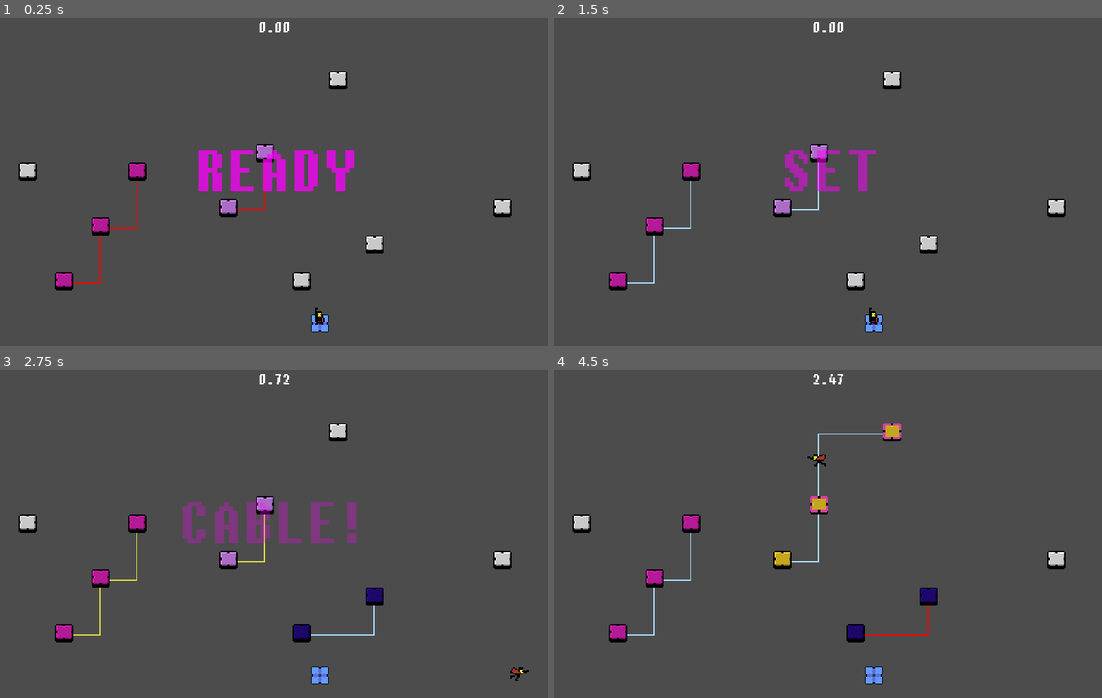
Above: before the commit, frames 1-4 (two rows, left to right).
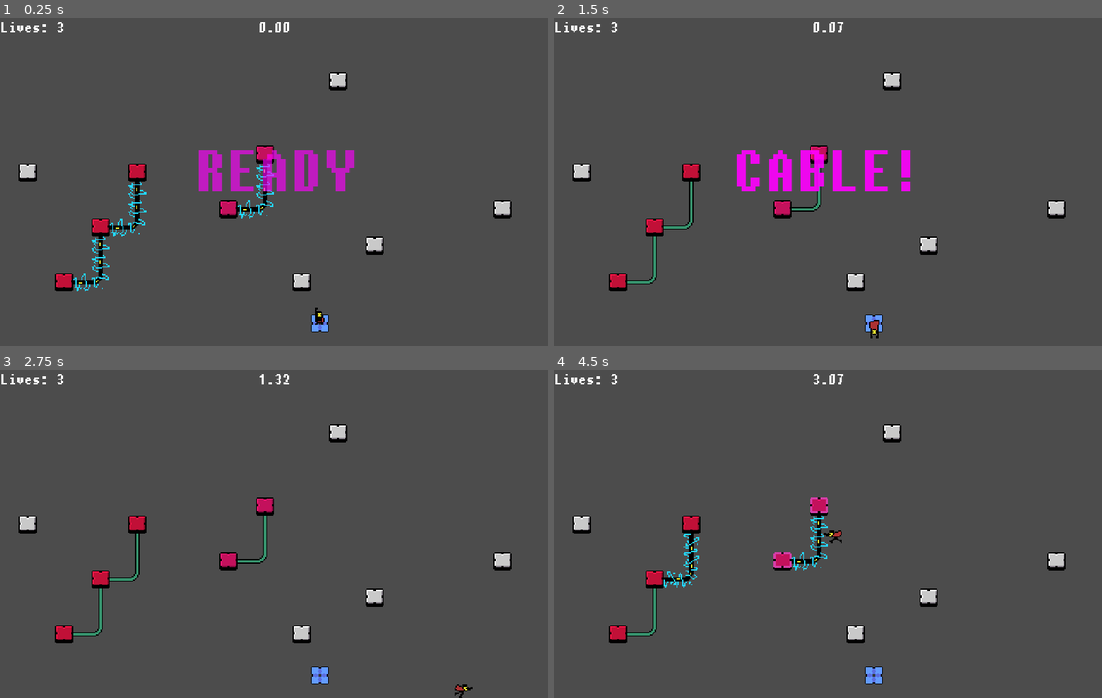
Above: after the commit, the same moments.

Repository: jcnauta/cable-repair-man
Game: Godot game, scene res://Game.tscn
Same seed, same stepped clock (60 frames per second), same inputs: the game is played once before the commit and once after it.
Inputs:
- Up to frame 1 (0.25 s): no input
- Up to frame 2 (1.5 s): hold Right (ui_right) 0.53-1.28 s; tap A (action_0) at 0.6, 1.35 s; hold Down (ui_down) from 1.28 s (still down)
- Up to frame 3 (2.75 s): release Down (ui_down) at 2.03 s; hold Right (ui_right) from 2.03 s (still down); tap A (action_0) at 2.1 s
- Up to frame 4 (4.5 s): release Right (ui_right) at 2.78 s; hold Up (ui_up) 2.78-3.53 s; tap A (action_0) at 2.85, 3.6, 4.35 s; hold Left (ui_left) from 3.53 s (still down)

The runs differ from the first frame. In frame 1, 2.0% of the frame differs, in the area x 0-94%, y 1-84%; in frame 2, 4.0%, in the area x 0-94%, y 1-98%; in frame 3, 3.8%; in frame 4, 2.5%.

Commit message:
one hour left!

Diff:
--- a/CNode.tscn
+++ b/CNode.tscn
@@ -28,18 +28,16 @@
 } ]
 
 [sub_resource type="RectangleShape2D" id=2]
-extents = Vector2( 8, 7.5 )
+extents = Vector2( 8, 8 )
 
 [node name="CNode" type="StaticBody2D"]
 script = ExtResource( 2 )
 
 [node name="AnimatedSprite" type="AnimatedSprite" parent="."]
 frames = SubResource( 1 )
-offset = Vector2( 0, -0.5 )
 
 [node name="Highlight" type="AnimatedSprite" parent="."]
 frames = SubResource( 3 )
-offset = Vector2( 0, -0.5 )
 
 [node name="CollisionShape2D" type="CollisionShape2D" parent="."]
 shape = SubResource( 2 )
--- a/CRM.tscn
+++ b/CRM.tscn
@@ -113,7 +113,7 @@
 "frames": [ SubResource( 7 ), SubResource( 8 ), SubResource( 9 ) ],
 "loop": true,
 "name": "idle",
-"speed": 5.0
+"speed": 18.0
 }, {
 "frames": [ SubResource( 22 ), SubResource( 23 ), SubResource( 24 ) ],
 "loop": true,
@@ -123,17 +123,17 @@
 "frames": [ SubResource( 10 ), SubResource( 11 ), SubResource( 12 ) ],
 "loop": true,
 "name": "run_s",
-"speed": 24.0
+"speed": 18.0
 }, {
 "frames": [ SubResource( 13 ), SubResource( 14 ), SubResource( 15 ) ],
 "loop": true,
 "name": "run_nw",
-"speed": 5.0
+"speed": 18.0
 }, {
 "frames": [ SubResource( 25 ), SubResource( 26 ), SubResource( 27 ), SubResource( 26 ), SubResource( 28 ), SubResource( 29 ), SubResource( 30 ) ],
 "loop": true,
 "name": "die",
-"speed": 12.0
+"speed": 18.0
 }, {
 "frames": [ SubResource( 16 ), SubResource( 17 ), SubResource( 18 ) ],
 "loop": true,
@@ -143,7 +143,7 @@
 "frames": [ SubResource( 19 ), SubResource( 20 ), SubResource( 21 ) ],
 "loop": true,
 "name": "run_n",
-"speed": 5.0
+"speed": 18.0
 } ]
 
 [sub_resource type="CircleShape2D" id=2]
@@ -162,6 +162,7 @@
 
 [node name="Footsteps" type="AudioStreamPlayer" parent="."]
 stream = ExtResource( 9 )
+volume_db = 5.0
 
 [node name="Die" type="AudioStreamPlayer" parent="."]
 stream = ExtResource( 10 )
--- a/Countdown.gd
+++ b/Countdown.gd
@@ -1,11 +1,14 @@
 extends RichTextLabel
 
 signal countdown_finished
+
+onready var countdown_sound= $AudioStreamPlayer
 
 var text_idx = 0
 var texts = ["READY", "SET", "CABLE!"]
 var tween_alphas = [1.0, 0.0]
 var tween
+var word_time = 0.7
 
 onready var level_timer = $"../LevelTimer"
 
@@ -17,12 +20,13 @@
 func start_countdown():
     level_timer.reset_time()
     text_idx = 0
+    countdown_sound.play()
     _do_countdown()
 
 func _do_countdown():
     bbcode_text = "[center]%s[/center]" % texts[text_idx]
     tween.interpolate_property(self, "modulate", \
-        Color(1.0, 0.0, 1.0, tween_alphas[0]), Color(1.0, 0.0, 1.0, tween_alphas[1]), 1.0, Tween.EASE_IN)
+        Color(1.0, 0.0, 1.0, tween_alphas[0]), Color(1.0, 0.0, 1.0, tween_alphas[1]), word_time, Tween.EASE_IN)
     tween.start()
 
 func _on_tween_completed(object, key):
--- a/Edge.tscn
+++ b/Edge.tscn
@@ -24,3 +24,5 @@
 
 [node name="Warning2" type="AudioStreamPlayer" parent="."]
 stream = ExtResource( 3 )
+
+[node name="EdgeElements" type="Node2D" parent="."]
--- a/EdgeElement.tscn
+++ b/EdgeElement.tscn
@@ -57,9 +57,14 @@
 "name": "warning",
 "speed": 5.0
 }, {
-"frames": [ SubResource( 9 ), SubResource( 10 ), SubResource( 11 ), SubResource( 12 ), SubResource( 13 ), SubResource( 14 ) ],
+"frames": [ SubResource( 9 ), SubResource( 10 ), SubResource( 11 ) ],
 "loop": true,
-"name": "danger",
+"name": "danger_lr",
+"speed": 5.0
+}, {
+"frames": [ SubResource( 12 ), SubResource( 13 ), SubResource( 14 ) ],
+"loop": true,
+"name": "danger_ru",
 "speed": 5.0
 }, {
 "frames": [ SubResource( 1 ), SubResource( 2 ) ],
@@ -68,6 +73,78 @@
 "speed": 5.0
 } ]
 
+[sub_resource type="GDScript" id=15]
+script/source = "extends AnimatedSprite
+
+var current_state
+var orientation
+var harmless_frame
+var warning_frame
+var orient_rotations = {
+    \"lu\": -0.5 * PI,
+    \"lr\": 0,
+    \"ld\": PI,
+    \"ru\": 0,
+    \"rd\": 0.5 * PI,
+    \"ud\": 0.5 * PI
+}
+
+var state # \"harmless\", \"warning\", \"danger\"
+
+func same_vectors(v12, v34):
+    if (v12[0] == v34[0] and v12[1] == v34[1]) or \\
+       (v12[0] == v34[1] and v12[1] == v34[0]):
+        return true
+    return false
+
+func fix_animation():
+    match current_state:
+        \"harmless\":
+            set_animation(\"harmless\")
+            stop()
+            set_frame(harmless_frame)
+        \"warning\":
+            set_animation(\"warning\")
+            stop()
+            set_frame(warning_frame)
+        \"danger\":
+            if orientation == \"lr\" or orientation == \"ud\":
+                play(\"danger_lr\")
+            else:
+                play(\"danger_ru\")
+
+func set_orientation(back, forw):
+    var left = Vector2(-1, 0)
+    var right = Vector2(1, 0)
+    var up = Vector2(0, -1)
+    var down = Vector2(0, 1)
+    var pair_to_orientation = { \\
+        [left, up]: \"lu\", \\
+        [left, right]: \"lr\", \\
+        [left, down]: \"ld\", \\
+        [right, up]: \"ru\", \\
+        [right, down]: \"rd\", \\
+        [up, down]: \"ud\" \\
+    }
+    for pair in pair_to_orientation.keys():
+        if same_vectors(pair, [back, forw]):
+            orientation = pair_to_orientation[pair]
+            rotation = orient_rotations[orientation]
+            if orientation == \"lr\" or orientation == \"ud\":
+                harmless_frame = 0
+                warning_frame = 0
+            else:
+                harmless_frame = 1
+                warning_frame = 1
+            return
+    print(\"error setting orientation, no matching pair.\")
+
+func set_state(new_state):
+    current_state = new_state
+    fix_animation()
+"
+
 [node name="EdgeElement" type="AnimatedSprite"]
 frames = SubResource( 4 )
-animation = "danger"
+animation = "danger_ru"
+script = SubResource( 15 )
--- a/Game.tscn
+++ b/Game.tscn
@@ -11,6 +11,11 @@
 [ext_resource path="res://Countdown.gd" type="Script" id=9]
 [ext_resource path="res://sounds/place_cable.ogg" type="AudioStream" id=10]
 [ext_resource path="res://images/spawn.png" type="Texture" id=11]
+[ext_resource path="res://sounds/ready.ogg" type="AudioStream" id=12]
+[ext_resource path="res://sounds/theme.ogg" type="AudioStream" id=13]
+[ext_resource path="res://sounds/game_complete.ogg" type="AudioStream" id=14]
+[ext_resource path="res://sounds/level_complete.ogg" type="AudioStream" id=15]
+[ext_resource path="res://sounds/game_over.ogg" type="AudioStream" id=16]
 
 [sub_resource type="SegmentShape2D" id=1]
 b = Vector2( 480, 0 )
@@ -37,25 +42,46 @@
 script/source = "extends Control
 
 signal next_level
-
+signal redo_level
+
+onready var title = $VBoxContainer/LevelComplete
 onready var score_label = $VBoxContainer/ScoreReport
 onready var next_text = $VBoxContainer/Control/NextLevel
 
 var timer
+var level_complete = false
 
 func _ready():
     set_process_input(false)
 
-func show_final_score():
+func show_final_score(lvl_score):
+    level_complete = true
+    $game_complete.play()
     visible = true
+    title.bbcode_text = \"[center]Game Complete[/center]\"
     score_label.bbcode_text = \"[center]Total time: \" + (\"%.2f\" % Global.total_score) + \"[/center]\"
     next_text.bbcode_text = \"[center]Press ENTER to set a higher score![/center]\"
     accept_next(1.0)
 
 func show_level_score(score):
+    level_complete = true
+    $level_complete.play()
     visible = true
+    title.bbcode_text = \"[center]Level Complete[/center]\"
     score_label.bbcode_text = \"[center]Time: \" + (\"%.2f\" % score) + \"[/center]\"
     next_text.bbcode_text = \"[center]Press ENTER for level \" + str(Global.lvl_idx + 2) + \"[/center]\"
+    accept_next()
+
+func show_game_over():
+    $game_over.play()
+    level_complete = false
+    visible = true
+    title.bbcode_text = \"[center]Game Over[/center]\"
+    if Global.crm.lives < 0:
+        score_label.bbcode_text = \"[center]No More Lives[/center]\"
+    else:
+        score_label.bbcode_text = \"[center]Cannot connect All[/center]\"
+    next_text.bbcode_text = \"[center]Press ENTER to restart[/center]\"
     accept_next()
 
 func accept_next(min_wait = 0.4):
@@ -66,14 +92,18 @@
     timer.start()
 
 func accept_input(do_accept = true):
-    timer.disconnect(\"timeout\", self, \"accept_input\")
-    timer.queue_free()
-    self.set_process_input(true)
+    if timer != null and is_instance_valid(timer):
+        timer.disconnect(\"timeout\", self, \"accept_input\")
+        timer.queue_free()
+        self.set_process_input(true)
 
 func _input(event):
     if event.is_action_pressed(\"ui_accept\"):
         self.set_process_input(false)
-        emit_signal(\"next_level\")
+        if level_complete:
+            emit_signal(\"next_level\")
+        else:
+            emit_signal(\"redo_level\")
 "
 
 [sub_resource type="DynamicFont" id=5]
@@ -107,6 +137,9 @@
     tween_methods.invert()
     _start_blink()
 "
+
+[sub_resource type="DynamicFont" id=11]
+font_data = ExtResource( 5 )
 
 [node name="Game" type="Node2D"]
 script = ExtResource( 6 )
@@ -187,6 +220,10 @@
 __meta__ = {
 "_edit_use_anchors_": false
 }
+
+[node name="AudioStreamPlayer" type="AudioStreamPlayer" parent="UI/Countdown"]
+stream = ExtResource( 12 )
+volume_db = -9.087
 
 [node name="WinDialog" type="Control" parent="UI"]
 visible = false
@@ -288,3 +325,30 @@
 [node name="Tween" type="Tween" parent="UI/WinDialog/VBoxContainer/Control/NextLevel"]
 repeat = true
 playback/repeat = true
+
+[node name="level_complete" type="AudioStreamPlayer" parent="UI/WinDialog"]
+stream = ExtResource( 15 )
+volume_db = -7.0
+
+[node name="game_complete" type="AudioStreamPlayer" parent="UI/WinDialog"]
+stream = ExtResource( 14 )
+volume_db = -7.0
+
+[node name="game_over" type="AudioStreamPlayer" parent="UI/WinDialog"]
+stream = ExtResource( 16 )
+volume_db = -7.0
+
+[node name="Lives" type="RichTextLabel" parent="UI"]
+margin_right = 40.0
+margin_bottom = 40.0
+rect_min_size = Vector2( 100, 20 )
+custom_fonts/normal_font = SubResource( 11 )
+bbcode_enabled = true
+__meta__ = {
+"_edit_use_anchors_": false
+}
+
+[node name="BgMusic" type="AudioStreamPlayer" parent="."]
+stream = ExtResource( 13 )
+volume_db = -16.155
+autoplay = true
--- a/src/CRM.gd
+++ b/src/CRM.gd
@@ -3,10 +3,13 @@
 class_name CRM
 
 signal action_0
+signal no_more_lives
+signal lives_changed
 
+var lives
 var grid_coords
 var spawn_position
-var speed = 250.0
+var speed = 180.0
 var dead = false
 var two_near_nodes = []
 var move_angle = 0
@@ -23,6 +26,7 @@
 func _physics_process(delta):
     if not Global.game_running:
         sprite.play("idle")
+        footsteps.stop()
     if dead or not Global.game_running:
         return
     if Input.is_action_pressed("ui_left"):
@@ -95,6 +99,7 @@
     dead = true
     die_sound.play()
     sprite.play("die")
+    set_lives(lives - 1)
     sprite.connect("animation_finished", self, "anim_finished", [])
 
 func anim_finished():
@@ -105,16 +110,26 @@
     dead = false
     position = spawn_position
     sprite.play("idle")
+    footsteps.stop()
 
 func reset():
     for con in get_signal_connection_list('action_0'):
         con.source.disconnect('action_0', con.target, con.method)
+    lives = Global.start_lives
     dead = false
     two_near_nodes = []
     grid_coords = null
     spawn_position = null
     sprite.play("idle")
+    footsteps.stop()
 
 func update_animation_speed():
     for anim in sprite.frames.get_animation_names():
         sprite.frames.set_animation_speed(anim, floor(speed / 10.0))
+
+func set_lives(new_lives):
+    lives = new_lives
+    emit_signal("lives_changed")
+    if lives < 0:
+        print("lives: " + str(lives))
+        emit_signal("no_more_lives")
--- a/src/Edge.gd
+++ b/src/Edge.gd
@@ -1,5 +1,6 @@
 extends Node2D
 
+var EdgeElement = preload("res://EdgeElement.tscn")
 
 var n0
 var n1
@@ -17,11 +18,8 @@
 onready var collision_area = $CollisionArea
 onready var timer = $Timer
 onready var zap_sound = $Zap
-onready var warning_sound0 = $Warning0
-onready var warning_sound1 = $Warning1
-onready var warning_sound2 = $Warning2
-
 onready var warning_sounds = [$Warning0, $Warning1, $Warning2]
+onready var edge_elements = $EdgeElements
 
 func set_nodes(_n0, _n1):
     n0 = _n0
@@ -29,16 +27,37 @@
 
 func set_stops(_stops):
     stops = _stops
-#    add_sprite_children()
+    add_sprite_children()
     update_line_points()
 
 func add_sprite_children():
-    for s1 in len(stops) - 1:
+    var dir
+    var prev_pos
+    var here_pos
+    var next_pos
+    var from_stops = len(stops) - 1
+    for s1 in from_stops:
         var v1 = stops[s1]
         var v2 = stops[s1 + 1]
-        for idx in round(v1.distance_to(v2) / Global.tile_dims.x):
-            var bzzt = Sprite.new()
-#            bzzt.set_texture()
+        dir = (v2 - v1).normalized() * Global.tile_dims
+        var cable_steps = round(v1.distance_to(v2) / Global.tile_dims.x)
+        for offset in cable_steps:
+            here_pos = v1 + offset * dir
+            if offset < cable_steps:
+                next_pos = here_pos + dir
+            else:
+                if s1 + 2 < len(stops):
+                    var v3 = stops[s1 + 2]
+                    var next_dir = (v3 - v2).normalized() * Global.tile_dims
+                    next_pos = here_pos + next_dir
+                else:
+                    next_pos = null
+            if prev_pos != null and next_pos != null:
+                var e = EdgeElement.instance()
+                $EdgeElements.add_child(e)
+                e.position = v1 + offset * dir
+                e.set_orientation((prev_pos - here_pos).normalized(), (next_pos - here_pos).normalized())
+            prev_pos = here_pos
 
 func create_collision_shapes():
     for idx in (len(stops) - 1):
@@ -68,9 +87,9 @@
     zap_sound.volume_db = 3 - 0.002 * min_dist
     for warning_sound in warning_sounds:
         warning_sound.volume_db = 3 - 0.002 * min_dist
-
-func _draw():
-    draw_polyline(draw_pool_vector, edge_color, false)
+#
+#func _draw():
+#    draw_polyline(draw_pool_vector, edge_color, false)
 
 
 func get_other_node(node):
@@ -88,18 +107,20 @@
     if timer.is_connected("timeout", self, "set_state"):
         timer.disconnect("timeout", self, "set_state")
     current_state = new_state
+    for ee in edge_elements.get_children():
+        ee.set_state(new_state)
     edge_color = edge_colors[new_state]
     match new_state:
         "harmless":
             zap_sound.stop()
             if not persistent:
-                timer.wait_time = 1.0
+                timer.wait_time = 2.0 + 2.0 * randf()
                 timer.connect("timeout", self, "set_state", ["warning", false])
             set_collision_active(false)
         "warning":
             zap_sound.stop()
             if not persistent:
-                timer.wait_time = 0.8
+                timer.wait_time = 0.5
                 timer.connect("timeout", self, "set_state", ["danger", false])
             set_collision_active(false)
         "danger":
--- a/src/Game.gd
+++ b/src/Game.gd
@@ -4,20 +4,37 @@
 onready var win_dialog = $UI/WinDialog
 onready var lvl_timer = $UI/LevelTimer
 onready var countdown = $UI/Countdown
+onready var lives = $UI/Lives
 
 func _ready():
     world.connect("level_complete", self, "_show_win_dialog")
+    world.connect("game_over", self, "_show_game_over")
     win_dialog.connect("next_level", self, "next_level")
+    win_dialog.connect("redo_level", self, "retry_level")
     countdown.connect("countdown_finished", self, "start_level")
     countdown.start_countdown()
+    Global.crm.connect("lives_changed", self, "_lives_changed")
+    Global.crm.set_lives(Global.start_lives)
+
+func _lives_changed():
+    print("change in game")
+    lives.bbcode_text = "Lives: " + str(Global.crm.lives)
 
 func _show_win_dialog(_score):
     lvl_timer.stop_time()
     Global.total_score += lvl_timer.time
     if Global.lvl_idx == Global.last_lvl:
-        win_dialog.show_final_score()
+        win_dialog.show_final_score(lvl_timer.time)
     else:
         win_dialog.show_level_score(lvl_timer.time)
+
+func _show_game_over():
+    win_dialog.show_game_over()
+
+func retry_level():
+    win_dialog.visible = false
+    world.next_level()
+    countdown.start_countdown()
 
 func next_level():
     win_dialog.visible = false
--- a/src/Global.gd
+++ b/src/Global.gd
@@ -9,6 +9,7 @@
 var connect_range = 80.0
 var max_partition_dist = 2 * connect_range - 20.0
 var subnet_connect_tries = 30
+var start_lives = 3
 
 var level_params = [
     {
--- a/src/Grid.gd
+++ b/src/Grid.gd
@@ -54,6 +54,7 @@
     var found_place = false
     for try in max_tries:
         coords = Vector2(1 + randi() % int(max_coords.x - 2), 1 + randi() % int(max_coords.y - 2))
+#        coords = Vector2(randi() % int(max_coords.x), randi() % int(max_coords.y))
         if can_place_node(coords):
             found_place = true
             break
@@ -123,7 +124,7 @@
                 _grid[coord.x][coord.y] = edge
         return edge
 
-func bfs(coords0, coords1):
+func bfs(coords0, coords1, max_length = 10):
     var search_grid = create_grid()
     search_grid[coords0.x][coords0.y] = Vector2(0, 0)
     var queue = [coords0]
@@ -142,7 +143,6 @@
                         new_queue.append(new_c)
         queue = new_queue
     if search_grid[coords1.x][coords1.y] == null:
-        print("failed to find a path!")
         return null
     else:
         var path = [coords1]
--- a/src/Network.gd
+++ b/src/Network.gd
@@ -1,6 +1,7 @@
 extends Node2D
 
 signal single_network
+signal no_solutions
 
 var Grid = preload("res://src/Grid.gd")
 
@@ -19,6 +20,7 @@
 
 func _physics_process(delta):
     update_target_nodes()
+#    crm_create_edge()
 
 func connect_signals():
     crm.connect("action_0", self, "crm_create_edge")
@@ -31,22 +33,32 @@
         if new_node != null:
             nodes.add_child(new_node)
 
-func is_fully_connected():
+func is_fully_connected(check_paths = false):
     var all_nodes = nodes.get_children()
-    var grow_net = [all_nodes.pop_back()]
+    var grow_net = []
+    var first_node = all_nodes.back()
+    for first in first_node.subnet:
+        all_nodes.erase(first)
+        grow_net.append(first)
     while len(all_nodes) > 0:
         var node_to_add = null
         for n in all_nodes:
             for g in grow_net:
                 if n.position.distance_to(g.position) < Global.max_partition_dist:
-                    node_to_add = n
-                    break
+                    var path =  grid.bfs(n.grid_coords, g.grid_coords)
+                    if path != null:
+                        node_to_add = n
+                        break
+                    else:
+                        pass
+#                        print("no path from " + str(n.grid_coords) + " to " + str(g.grid_coords))
             if node_to_add != null:
                 break
         if node_to_add == null:
             return false
-        all_nodes.erase(node_to_add)
-        grow_net.append(node_to_add)
+        for n in node_to_add.subnet:
+            all_nodes.erase(n)
+            grow_net.append(n)
     return true
 
 func create_node_connections(subnets = 1):
@@ -62,6 +74,8 @@
 func crm_create_edge():
     if two_target_nodes[0] != null and two_target_nodes[1] != null:
         connect_two_nodes(two_target_nodes[0], two_target_nodes[1], "harmless")
+        if not is_fully_connected(true):
+            emit_signal("no_solutions")
 
 func connect_two_nodes(node0, node1, init_edge_state = "danger"):
     if node0.connected_to(node1):
@@ -138,7 +152,6 @@
         else:
             if the_subnet != n.subnet:
                 return false
-
     emit_signal("single_network")
     return true
 
--- a/src/World.gd
+++ b/src/World.gd
@@ -1,6 +1,7 @@
 extends Node2D
 
-signal level_complete(time)
+signal level_complete(score)
+signal game_over
 
 onready var network = $Network
 onready var screen_edge = $ScreenEdges
@@ -9,10 +10,20 @@
 func _ready():
     network.connect_signals()
     network.connect("single_network", self, "_show_level_complete")
+    network.connect("no_solutions", self, "_show_game_over")
+    crm.connect("no_more_lives", self, "_show_game_over")
 
 func _show_level_complete():
     Global.game_running = false
-    emit_signal('level_complete', 14.38)
+    emit_signal('level_complete', 1337) # dummy score
+
+func _show_game_over():
+    Global.game_running = false
+    emit_signal('game_over')
+
+func _show_no_more_lives():
+    Global.game_running = false
+    emit_signal('no_more_lives')
 
 func deferred_next_level():
     crm.set_physics_process(false)
Not shown: 1 places in EdgeElement.tscn that only renumber resources
Not shown: 1 places in Game.tscn that only renumber resources
Not shown, added: sounds/game_complete.ogg.import
Not shown, added: sounds/game_over.ogg.import
Not shown, added: sounds/level_complete.ogg.import
Not shown, added: sounds/ready.ogg.import
Not shown, added: sounds/theme.ogg.import
Not shown, added: sounds/game_complete.ogg
Not shown, added: sounds/game_over.ogg
Not shown, added: sounds/level_complete.ogg
Not shown, added: sounds/ready.ogg
Not shown, added: sounds/theme.ogg
